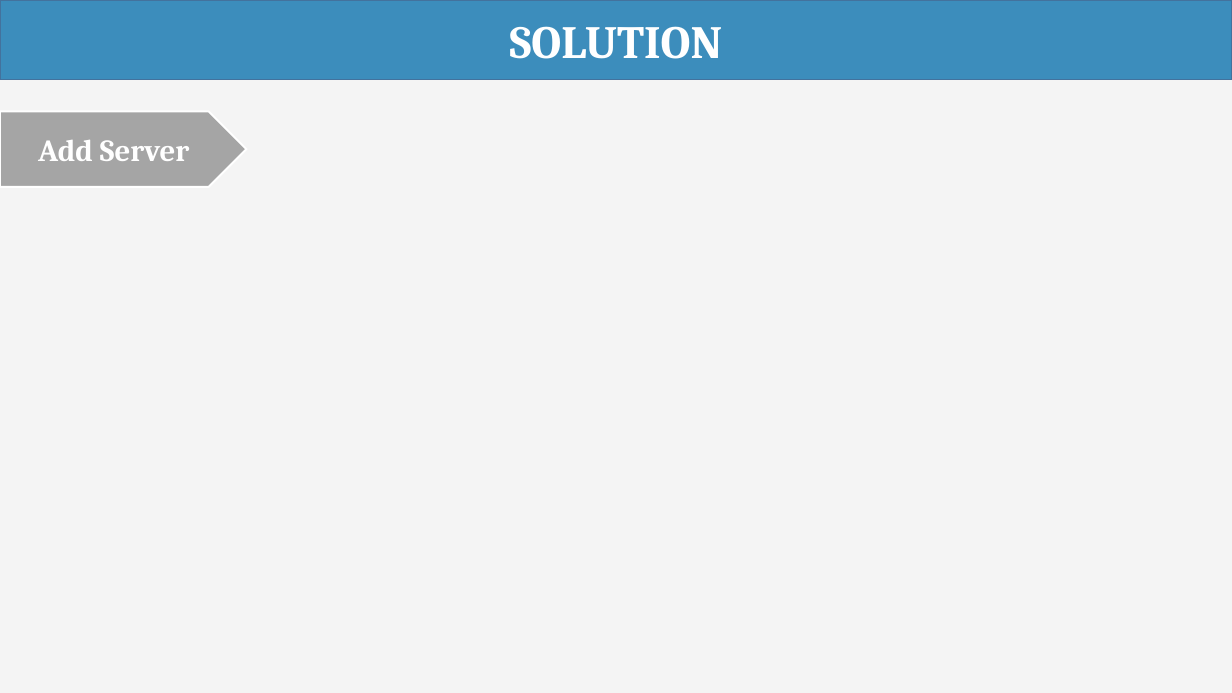
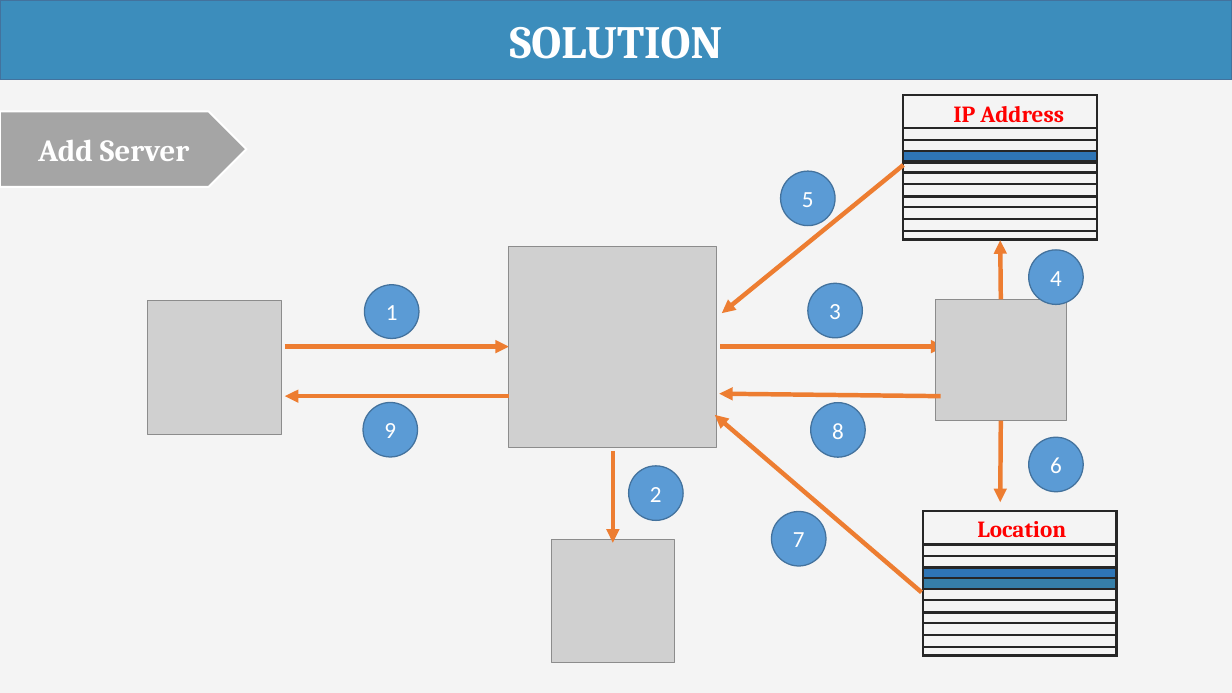
Before and after one commit to haltt051093/IMS-datacenter, a slide deck: slide 44 of Document/Presentation/IMS_20160407_Presentation.pptx. Drawn at 1232x693 pixels with LibreOffice and Linux fonts; fonts in the diff are those of the drawing; grey boxes stand for pictures. Boxes give left, top, right and bottom in pixels: in the first picture for what was removed or moved away, otherwise in the second. Text is boxed around its words. In the diff, an @@ line names an element or a change of style, - is before the commit and + after.

Commit message:
update presentation

```diff
--- a/Document/Presentation/IMS_20160407_Presentation.pptx
+++ b/Document/Presentation/IMS_20160407_Presentation.pptx
@@ group added at box(904, 94, 1098, 240): 10 rectangles, 1 text @@
+IP Address
@@ arrow added from (904, 165) to (722, 313), #ED7D31 3.5 pt @@
@@ ellipse added at box(781, 171, 836, 226), fill #5B9BD5, outline #43739E 1 pt, 18 pt, text #FFFFFF @@
+5
@@ picture added at box(509, 246, 717, 447) @@
@@ arrow added from (1001, 299) to (1000, 240), #ED7D31 3.5 pt @@
@@ ellipse added at box(1029, 250, 1083, 304), fill #5B9BD5, outline #43739E 1 pt, 18 pt, text #FFFFFF @@
+4
@@ ellipse added at box(364, 285, 419, 338), fill #5B9BD5, outline #43739E 1 pt, 18 pt, text #FFFFFF @@
+1
@@ ellipse added at box(808, 284, 862, 338), fill #5B9BD5, outline #43739E 1 pt, 18 pt, text #FFFFFF @@
+3
@@ picture added at box(935, 299, 1067, 421) @@
@@ picture added at box(147, 300, 281, 434) @@
@@ arrow added from (285, 347) to (509, 347), #ED7D31 3.5 pt @@
@@ arrow added from (721, 347) to (945, 347), #ED7D31 3.5 pt @@
@@ arrow added from (509, 396) to (285, 396), #ED7D31 3.5 pt @@
@@ ellipse added at box(363, 403, 418, 457), fill #5B9BD5, outline #43739E 1 pt, 18 pt, text #FFFFFF @@
+9
@@ arrow added from (921, 592) to (715, 415), #ED7D31 3.5 pt @@
@@ arrow added from (941, 396) to (719, 394), #ED7D31 3.5 pt @@
@@ ellipse added at box(811, 403, 865, 457), fill #5B9BD5, outline #43739E 1 pt, 18 pt, text #FFFFFF @@
+8
@@ arrow added from (1001, 421) to (1000, 502), #ED7D31 3.5 pt @@
@@ ellipse added at box(1029, 437, 1083, 492), fill #5B9BD5, outline #43739E 1 pt, 18 pt, text #FFFFFF @@
+6
@@ arrow added from (613, 451) to (613, 543), #ED7D31 3.5 pt @@
@@ ellipse added at box(628, 466, 683, 520), fill #5B9BD5, outline #43739E 1 pt, 18 pt, text #FFFFFF @@
+2
@@ picture added at box(552, 539, 675, 662) @@
@@ ellipse added at box(772, 512, 826, 567), fill #5B9BD5, outline #43739E 1 pt, 18 pt, text #FFFFFF @@
+7
@@ group added at box(923, 511, 1117, 657): 10 rectangles, 1 text @@
+Location
```
Also in this commit, not shown: 11 other slides changed.
